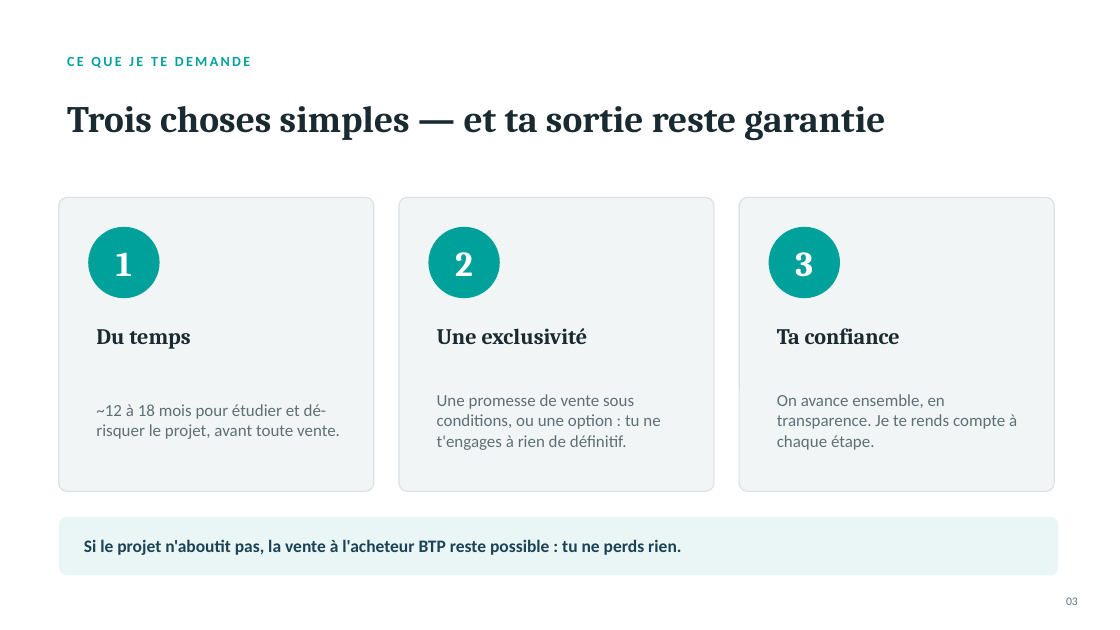
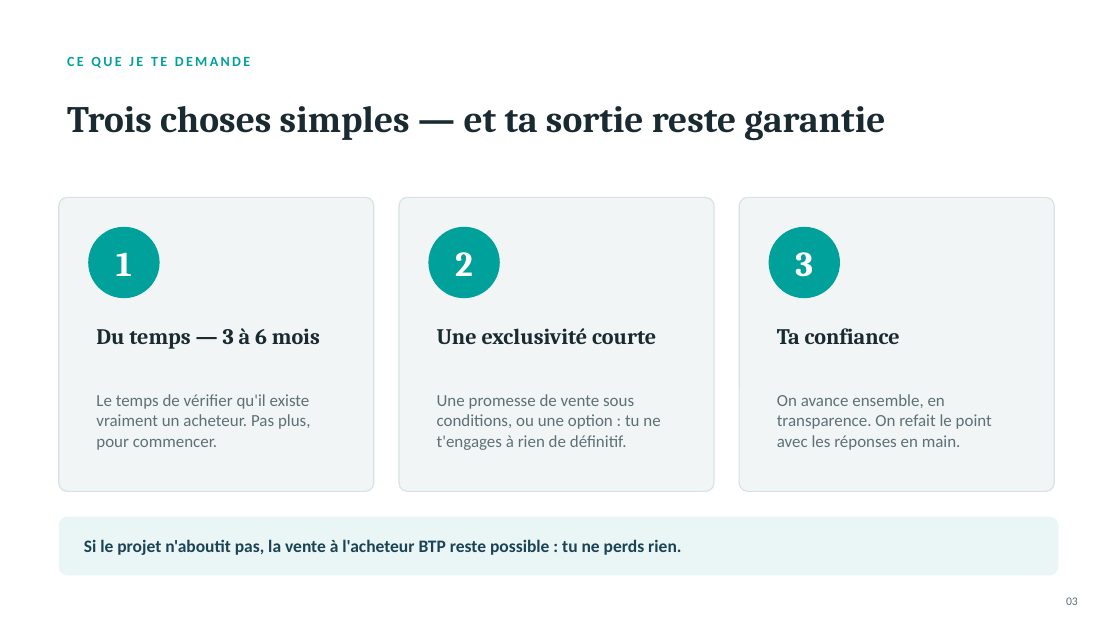
Before and after one commit to cdelbes/DC, a slide deck: slide 3 of deck/Deck-Foncier-Bel-Air.pptx. Drawn at 1120x630 pixels with LibreOffice and Linux fonts; fonts in the diff are those of the drawing. Boxes give left, top, right and bottom in pixels: in the first picture for what was removed or moved away, otherwise in the second. Text is boxed around its words. In the diff, an @@ line names an element or a change of style, - is before the commit and + after.

```diff
--- a/deck/Deck-Foncier-Bel-Air.pptx
+++ b/deck/Deck-Foncier-Bel-Air.pptx
@@ text at bbox=[96, 328, 320, 349]: text changed @@
-Du temps
+Du temps — 3 à 6 mois
@@ text at bbox=[437, 328, 656, 344]: text changed @@
-Une exclusivité
+Une exclusivité courte
@@ text at bbox=[96, 394, 311, 450]: text changed @@
-~12 à 18 mois pour étudier et dé-risquer le projet, avant toute vente.
+Le temps de vérifier qu'il existe vraiment un acheteur. Pas plus, pour commencer.
@@ text at bbox=[777, 394, 992, 450]: text changed @@
-On avance ensemble, en transparence. Je te rends compte à chaque étape.
+On avance ensemble, en transparence. On refait le point avec les réponses en main.
```
Also in this commit, not shown: 3 other slides changed, 1 slide added, 1 slide removed, 1 other file.
